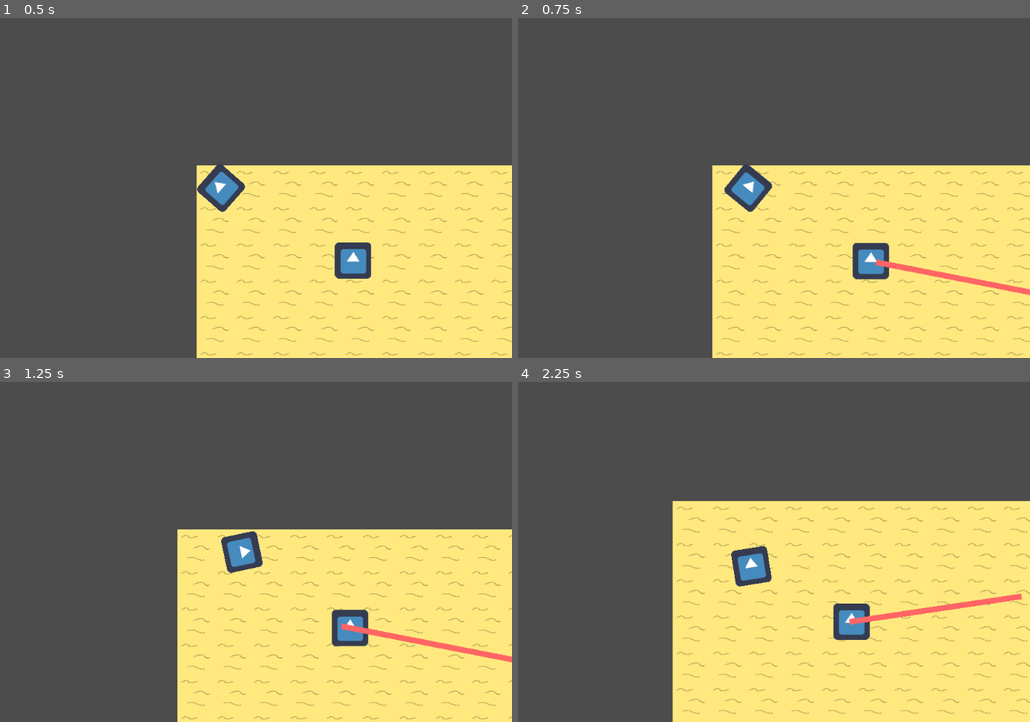
Above: before the commit, frames 1-4 (two rows, left to right).
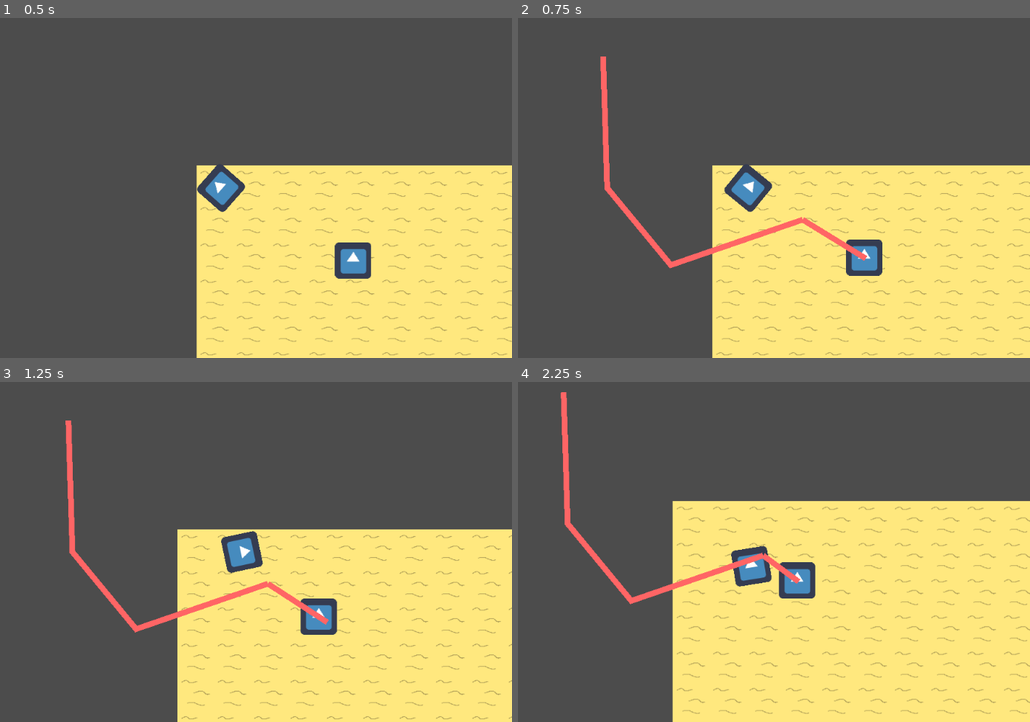
Above: after the commit, the same moments.

Repository: JortvD/ld49
Game: Godot game, scene res://scenes/MainScene.tscn
Two runs of this game, one before a commit and one after it. Both use one fixed random seed, a clock stepped at 60 frames per second and the inputs below. The engine's default icon, where the game draws it, is replaced by a stand-in: a white triangle on a blue panel in a dark square.
Inputs (mouse positions are in pixels of both pictures, inside the frame that each line leads up to):
- Up to frame 1 (0.5 s): no input
- Up to frame 2 (0.75 s): move the mouse to (866, 171) at 0.52 s; hold Right (ui_right) from 0.53 s (still down); hold 1 (ui_1, bound only after the commit) from 0.53 s (still down); click (866, 171) at 0.67 s
- Up to frame 3 (1.25 s): keep holding Right (ui_right); keep holding 1 (ui_1, bound only after the commit); tap 2 (ui_2, bound only after the commit) at 0.8 s
- Up to frame 4 (2.25 s): move the mouse to (620, 569) at 1.27 s; release Right (ui_right) at 1.28 s; release 1 (ui_1, bound only after the commit) at 1.28 s; hold Down (ui_down) 1.28-2.03 s; tap 2 (ui_2, bound only after the commit) at 1.35 s; click (620, 569) at 1.42 s; tap 1 (ui_1, bound only after the commit) at 1.55 s; move the mouse to (799, 477) at 2.02 s; hold Right (ui_right) from 2.03 s (still down); hold 1 (ui_1, bound only after the commit) from 2.03 s (still down); click (799, 477) at 2.17 s

Frame 1 is identical in both runs. In frame 2, 2.7% of the frame differs, in the area x 16-100%, y 11-82%; in frame 3, 3.4%; in frame 4, 3.4%, in the area x 8-99%, y 2-76%.

Commit message:
Working pathfinding

Diff:
--- a/project.godot
+++ b/project.godot
@@ -18,6 +18,19 @@
 
 window/vsync/use_vsync=false
 
+[input]
+
+ui_1={
+"deadzone": 0.5,
+"events": [ Object(InputEventKey,"resource_local_to_scene":false,"resource_name":"","device":0,"alt":false,"shift":false,"control":false,"meta":false,"command":false,"pressed":false,"scancode":49,"unicode":0,"echo":false,"script":null)
+ ]
+}
+ui_2={
+"deadzone": 0.5,
+"events": [ Object(InputEventKey,"resource_local_to_scene":false,"resource_name":"","device":0,"alt":false,"shift":false,"control":false,"meta":false,"command":false,"pressed":false,"scancode":50,"unicode":0,"echo":false,"script":null)
+ ]
+}
+
 [physics]
 
 common/enable_pause_aware_picking=true
--- a/scenes/MainScene.gd
+++ b/scenes/MainScene.gd
@@ -1,8 +1,12 @@
 extends Node2D
 
+# this handles all the pathfinding for all entities. first if statements explains all components
 func _unhandled_input(event):
-	if event is InputEventMouseButton:
-		if event.button_index == BUTTON_LEFT and event.pressed:
-			var path = $Navigation2D.get_simple_path($NPC.position, event.position)
+		if Input.is_action_pressed("ui_1"):		#requirement for going to the position
+			var path = $Navigation2D.get_simple_path($NPC.position, Vector2(-192,-192)) # position it will go to
+			$Line2D.points = path	#TESTING PURPOSES creates line showing its path
+			$NPC.path = path		#creates the path for the entity
+		if Input.is_action_pressed("ui_2"):
+			var path = $Navigation2D.get_simple_path($NPC.position, Vector2(256,192))
 			$Line2D.points = path
 			$NPC.path = path
--- a/scenes/MainScene.tscn
+++ b/scenes/MainScene.tscn
@@ -7,12 +7,11 @@
 [ext_resource path="res://icon.png" type="Texture" id=5]
 
 [sub_resource type="NavigationPolygon" id=1]
-vertices = PoolVector2Array( 402.276, 188.03, 536.971, 320.48, 86.8642, 315.99, 29.6186, 150.988, 113.803, 43.2319, -202.511, -17.73, -170.402, 286.707, -410.622, 284.329, -378.513, -225.841, 526.473, -219.895, 138.792, -56.9738, 539.216, 102.722, 394.419, 100.477 )
-polygons = [ PoolIntArray( 0, 1, 2, 3, 4 ), PoolIntArray( 5, 6, 7, 8 ), PoolIntArray( 5, 8, 9, 10 ), PoolIntArray( 10, 9, 11, 12, 4 ), PoolIntArray( 4, 12, 0 ) ]
-outlines = [ PoolVector2Array( 113.803, 43.2319, 29.6186, 150.988, 86.8642, 315.99, 536.971, 320.48, 402.276, 188.03, 394.419, 100.477, 539.216, 102.722, 526.473, -219.895, -378.513, -225.841, -410.622, 284.329, -170.402, 286.707, -202.511, -17.73, 138.792, -56.9738 ) ]
+vertices = PoolVector2Array( -232, -224, -72, -224, 64, -128, -184, 32, -384, 104, -152, 256, -72, 168, 160, 88, 56, 264, 136, -56, 424, 32, 432, 240, 160, 232 )
+polygons = [ PoolIntArray( 0, 1, 2, 3, 4 ), PoolIntArray( 5, 4, 3, 6 ), PoolIntArray( 7, 8, 5, 6, 9 ), PoolIntArray( 7, 9, 10, 11 ), PoolIntArray( 7, 11, 12 ) ]
+outlines = [ PoolVector2Array( 160, 88, 160, 232, 432, 240, 424, 32, 136, -56, -72, 168, -184, 32, 64, -128, -72, -224, -232, -224, -384, 104, -152, 256, 56, 264 ) ]
 
 [node name="MainScene" type="Node2D"]
-position = Vector2( 168.867, 152.219 )
 script = ExtResource( 4 )
 
 [node name="World" parent="." instance=ExtResource( 1 )]
@@ -28,7 +27,7 @@
 [node name="Navigation2D" type="Navigation2D" parent="."]
 
 [node name="NavigationPolygonInstance" type="NavigationPolygonInstance" parent="Navigation2D"]
-position = Vector2( 0, -2 )
+position = Vector2( -0.867004, 7.78101 )
 navpoly = SubResource( 1 )
 
 [node name="Line2D" type="Line2D" parent="."]
